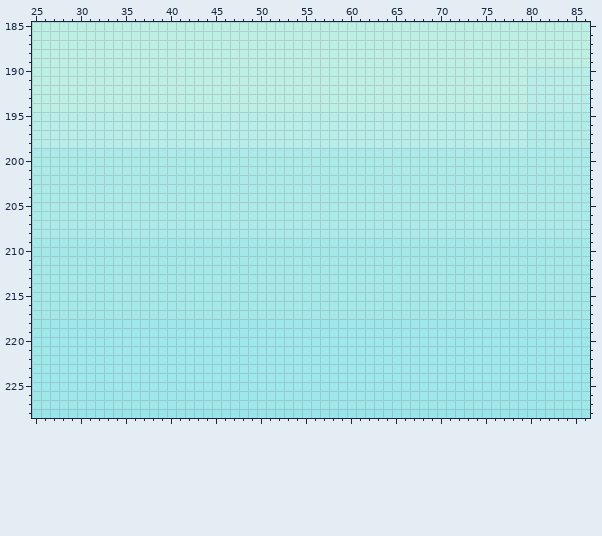
Two states of a pixel-art file, assets/screen.aseprite. Above is the file before it was changed.
320x240 pixels, 1 frame. Colours within 5 levels of each other are drawn and written as one. Shown: x 25..86, y 185..228. The commit also changed other parts of the picture, which this record leaves out.
And afterwards:
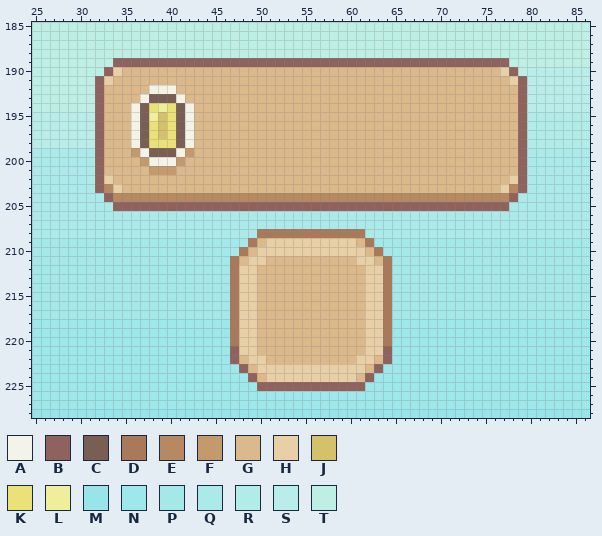
Palette (. is transparent): A #f3f4e7  B #90625d  C #795e53  D #aa7959  E #b68962  F #c49a6c  G #dcb98a  H #e8cfa6  J #d4c169  K #eae178  L #eeee9b  M #98e4e8  N #9ee7ea  P #a4e8ea  Q #aceaea  R #b2ece9  S #b8ede9  T #beefe5
Author's note on the commit: breeding result price background
The exact change:
layer "Offspring/checkboxes" added
layer "Offspring/prices" added
Layers "Offspring/prices", "Offspring/checkboxes":
Colour Q gives way to colour A in row 199 at x 37 and 41; in row 200 at x 38 to 40.
Colour S gives way to colour A in rows 195 to 198 at x 36 and 42.
Colour T gives way to colour A in row 192 at x 38 to 40; in row 193 at x 37 and 41; in row 194 at x 36 and 42.
Colour N gives way to colour B in rows 221 to 222 at x 47 and 64; in row 223 at x 48 and 63; in row 224 at x 49 and 62; in row 225 at x 50 to 61.
Colour Q gives way to colour B in rows 199 to 203 at x 32 and 79; in row 204 at x 33 and 78; in row 205 at x 34 to 77.
Colour S gives way to colour B in rows 195 to 198 at x 32 and 79.
Colour T gives way to colour B in row 189 at x 34 to 77; in row 190 at x 33 and 78; in rows 191 to 194 at x 32 and 79.
Colour Q gives way to colour C in row 199 at x 38 to 40.
Colour S gives way to colour C in rows 195 to 198 at x 37 and 41.
Colour T gives way to colour C in row 193 at x 38 to 40; in row 194 at x 37 and 41.
Colour N gives way to colour D in rows 218 to 220 at x 47 and 64.
Colour P gives way to colour D in row 209 at x 49 and 62; in row 210 at x 48 and 63; in rows 211 to 217 at x 47 and 64.
Colour Q gives way to colour D in row 208 at x 50 to 61.
Colour Q gives way to colour E in row 203 at x 33 and 78; in row 204 at x 34 to 77.
Colour Q gives way to colour F in row 199 at x 36 and 42; in row 200 at x 37 and 41; in row 201 at x 38 to 40.
Colour N gives way to colour G in rows 218 to 221 at x 50 to 61; in row 222 at x 48, 51 to 60 and 63; in row 223 at x 49 and 62; in row 224 at x 50 and 61.
Colour P gives way to colour G in row 209 at x 50 and 61; in row 210 at x 49 and 62; in row 211 at x 48, 51 to 60 and 63; in rows 212 to 217 at x 50 to 61.
Colour Q gives way to colour G in row 199 at x 33 to 35 and 43 to 78; in row 200 at x 33 to 36 and 42 to 78; in row 201 at x 33 to 37 and 41 to 78; in row 202 at x 34 to 77; in row 203 at x 35 to 76.
Colour S gives way to colour G in rows 195 to 198 at x 33 to 35 and 43 to 78.
Colour T gives way to colour G in row 190 at x 35 to 76; in row 191 at x 34 to 77; in row 192 at x 33 to 37 and 41 to 78; in row 193 at x 33 to 36 and 42 to 78; in row 194 at x 33 to 35 and 43 to 78.
Colour N gives way to colour H in rows 218 to 221 at x 48 to 49 and 62 to 63; in row 222 at x 49 to 50 and 61 to 62; in row 223 at x 50 to 61; in row 224 at x 51 to 60.
Colour P gives way to colour H in row 209 at x 51 to 60; in row 210 at x 50 to 61; in row 211 at x 49 to 50 and 61 to 62; in rows 212 to 217 at x 48 to 49 and 62 to 63.
Colour Q gives way to colour H in row 202 at x 33 and 78; in row 203 at x 34 and 77.
Colour T gives way to colour H in row 190 at x 34 and 77; in row 191 at x 33 and 78.
Colour S gives way to colour J in rows 195 to 197 at x 39.
Colour S gives way to colour K in row 195 at x 40; in rows 196 to 197 at x 38 and 40; in row 198 at x 38 to 40.
Colour T gives way to colour K in row 194 at x 38 and 40.
Colour S gives way to colour L in row 195 at x 38.
Colour T gives way to colour L in row 194 at x 39.
